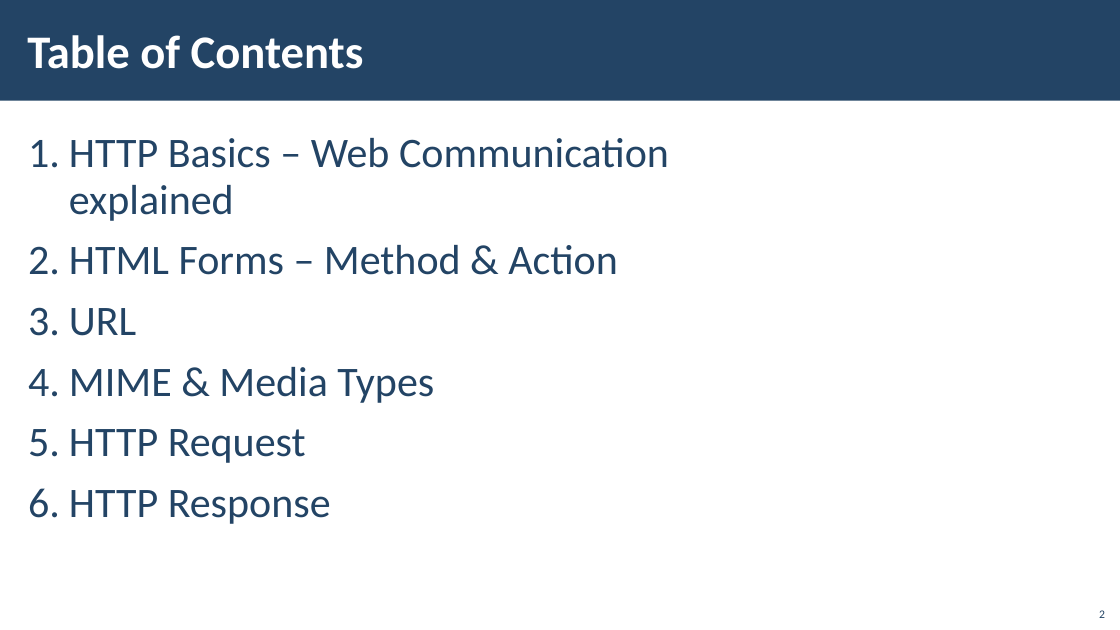
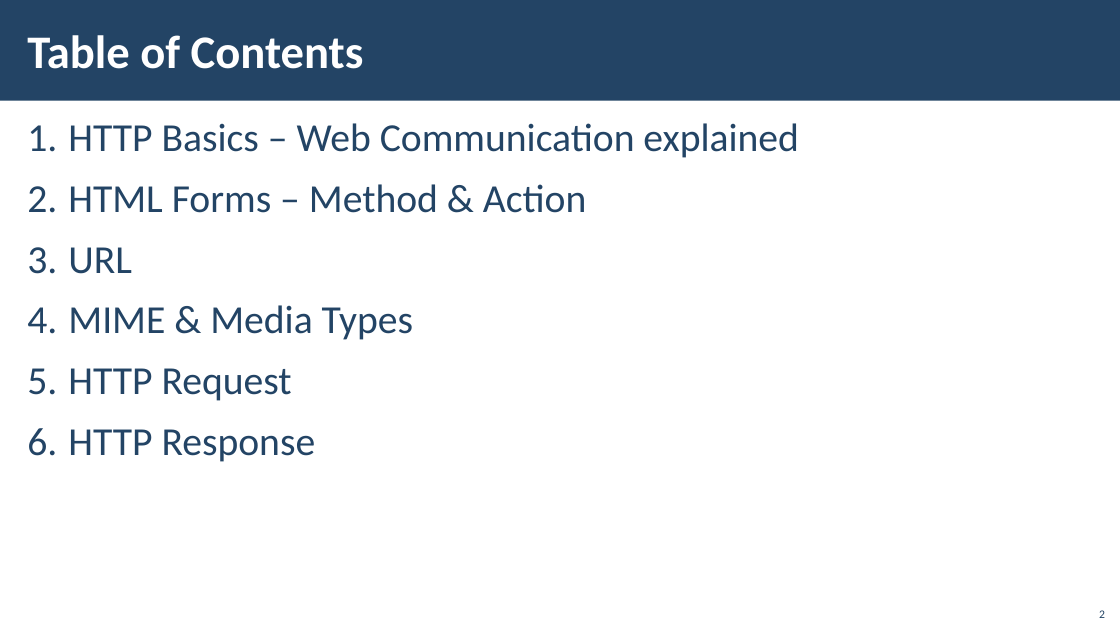
Before and after one commit to PhilShishov/Software-University, a slide deck: slide 2 of C# Web Basics/Presentations/01. CSharp-Web-Basics-Server-HTTP.pptx. Drawn at 1120x630 pixels with LibreOffice and Linux fonts; fonts in the diff are those of the drawing; background and template pictures are left out. Boxes give left, top, right and bottom in pixels: in the first picture for what was removed or moved away, otherwise in the second. Text is boxed around its words. In the diff, an @@ line names an element or a change of style, - is before the commit and + after.

```diff
--- a/C# Web Basics/Presentations/01. CSharp-Web-Basics-Server-HTTP.pptx
+++ b/C# Web Basics/Presentations/01. CSharp-Web-Basics-Server-HTTP.pptx
@@ text "HTTP Basics – Web Communication ..." moved from (x1=69, y1=138, x2=669, y2=524) to (x1=68, y1=123, x2=799, y2=462) @@
@@ text "HTTP Basics – Web Communication ..." at (x1=68, y1=123, x2=799, y2=462): size 36 to 34 pt @@
```
Also in this commit, not shown: 11 other slides changed, 3 other files.
